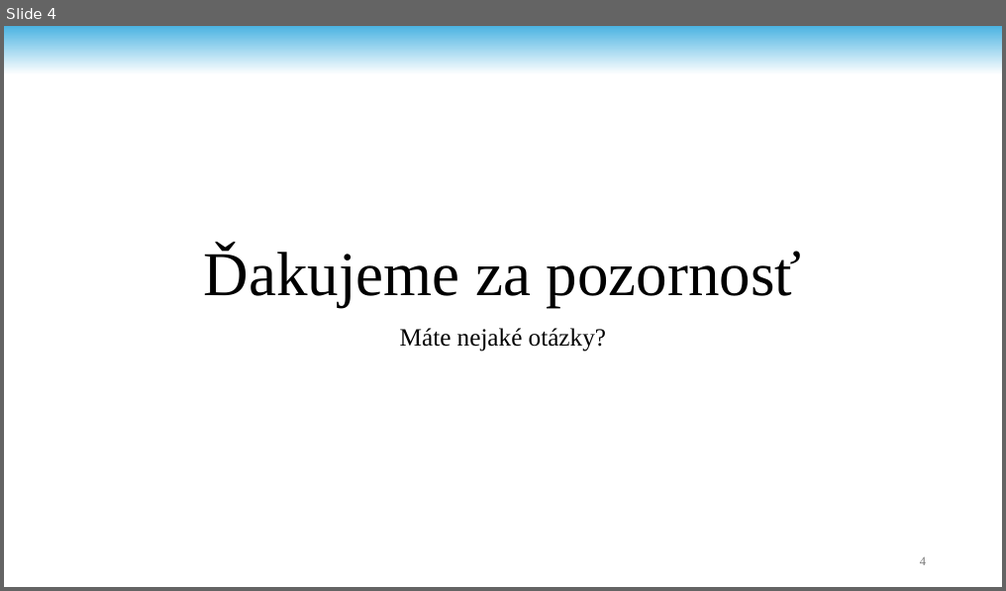
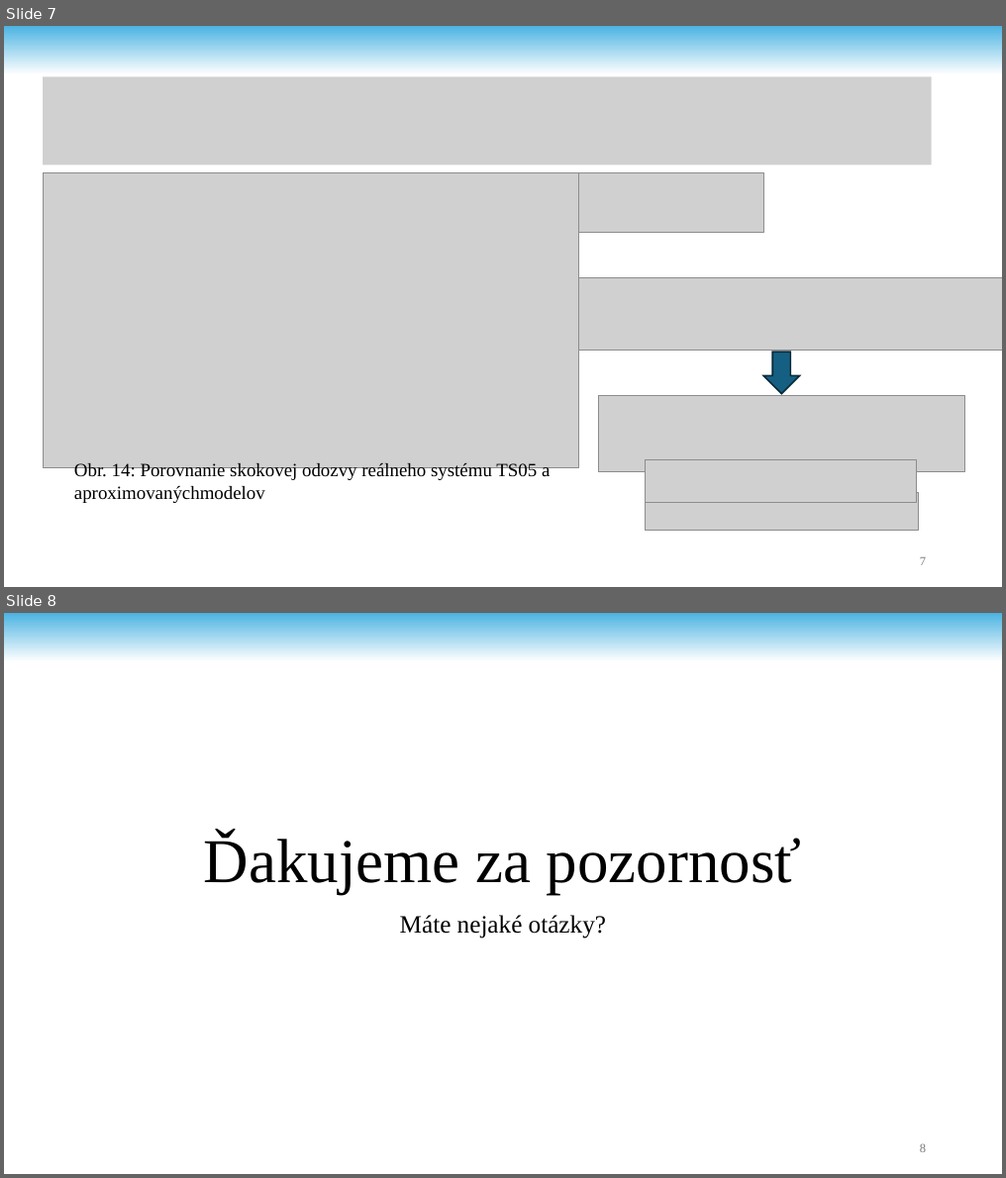
Before and after one commit to andrii-stoliar/DP-Stoliar, a slide deck: PREZ.pptx. Shown one above the other, each under a label of ours: slide 4 before the commit, slides 7 and 8 after it. The pictures are 1006x591 and 1006x1178 pixels, drawn with LibreOffice and Linux fonts; fonts in the diff are those of the drawing; grey boxes stand for pictures; background and template pictures are left out. Boxes give left, top, right and bottom in pixels: in the first picture for what was removed or moved away, otherwise in the second. Text is boxed around its words. In the diff, an @@ line names an element or a change of style, - is before the commit and + after.

```diff
--- a/PREZ.pptx
+++ b/PREZ.pptx
@@ slide 7 added at (4,26,1002,587), background #FFFFFF; not listed: 1 template element that a slide beside it also shows @@
@@ picture added at (43,76,932,166) @@
@@ picture added at (43,173,579,468) @@
@@ picture added at (578,173,763,232) @@
@@ picture added at (578,277,1002,350) @@
@@ down arrow added at (764,353,800,394), fill #156082, outline #092A39 1.5 pt @@
@@ picture added at (598,396,964,472) @@
@@ text added at (74,464,549,503), 18 pt, text #000000 @@
+Obr. 14: Porovnanie skokovej odozvy reálneho systému TS05 a aproximovanýchmodelov
@@ picture added at (645,461,917,503) @@
@@ picture added at (645,493,918,531) @@
@@ page number added at (920,558,926,566), 12 pt, text #797979 @@
+7
@@ what was slide 4 is now slide 8 @@
@@ page number at (920,1145,926,1153): text changed @@
-4
+8
```
Also in this commit, not shown: 1 slide changed, 5 other slides added, 2 slides removed.
